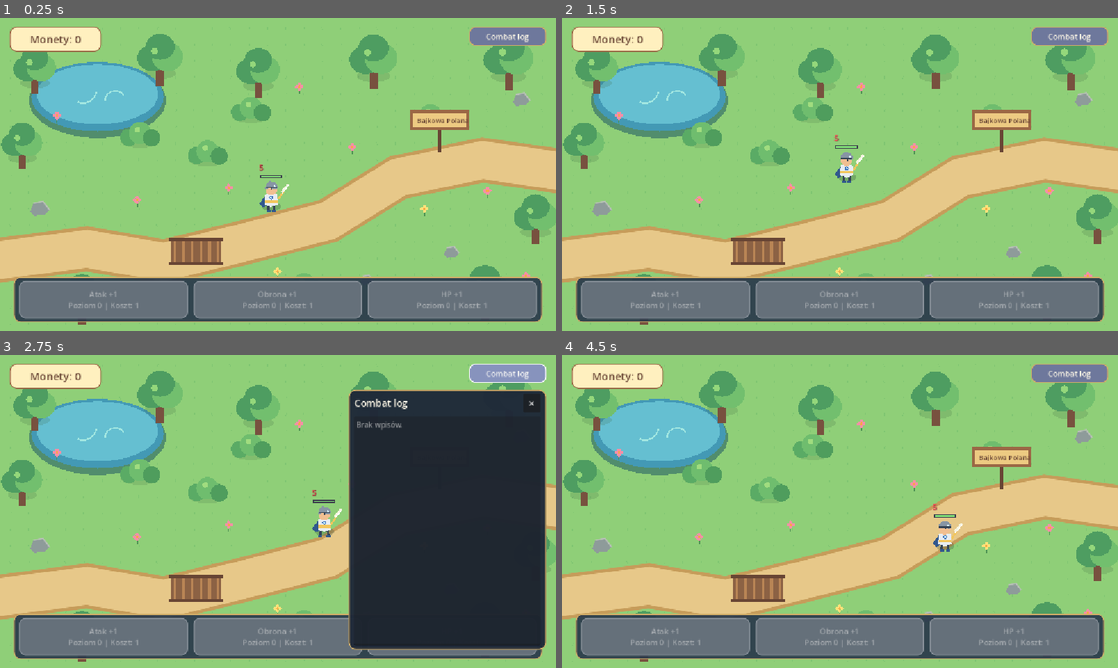
Above: before the commit, frames 1-4 (two rows, left to right).
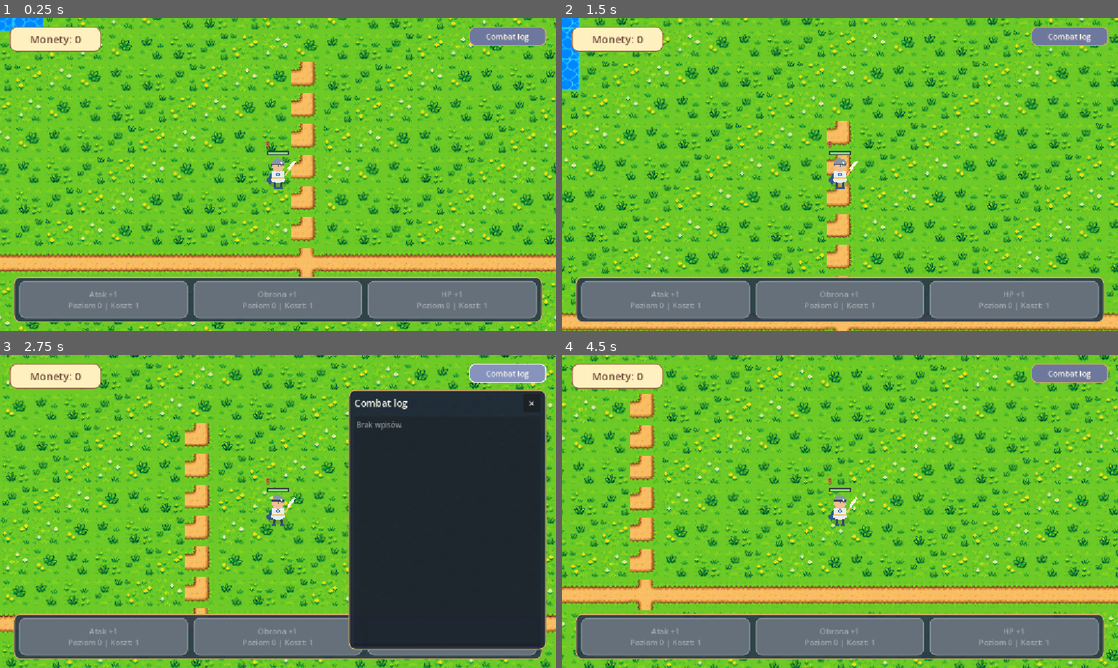
Above: after the commit, the same moments.

Repository: bnbnowacki/idle-rpg
Game: Godot game, scene res://node_2d.tscn
Two runs of this game, one before a commit and one after it. Both use one fixed random seed, a clock stepped at 60 frames per second and the inputs below.
Inputs:
- Up to frame 1 (0.25 s): no input
- Up to frame 2 (1.5 s): click "Combat log" at 0.5 s; click "×" at 1.25 s
- Up to frame 3 (2.75 s): click "Combat log" at 2 s
- Up to frame 4 (4.5 s): click "×" at 2.75 s; click "Combat log" at 3.5 s; click "×" at 4.25 s

The runs differ from the first frame. In frame 1, 84% of the frame differs, in the area x 0-100%, y 0-100%; in frame 2, 84%; in frame 3, 59%; in frame 4, 84%.

Commit message:
dodano pierwszy tileset otoczenia; dodano ruch kamery

Diff:
--- a/character_base.gd
+++ b/character_base.gd
@@ -7,6 +7,7 @@
 
 const WALK_BOUNDS := Rect2(48.0, 70.0, 1056.0, 520.0)
 const ATTACK_RANGE: float = 44.0
+const CAMERA_ZOOM: float = 2.0
 
 @export var speed: float = 72.0
 @export var max_hp: int = 5
@@ -24,6 +25,7 @@
 var target: Node2D
 var target_refresh_timer: float = 0.0
 var is_defeated: bool = false
+var visual_scale: float = 1.0 / CAMERA_ZOOM
 
 func _process(delta: float) -> void:
 	if is_defeated:
@@ -127,7 +129,7 @@
 func _draw() -> void:
 	_draw_visual()
 	# Koniec grafiki postaci. HUD zawsze wraca do normalnej orientacji.
-	draw_set_transform(Vector2.ZERO, 0.0, Vector2.ONE)
+	draw_set_transform(Vector2.ZERO, 0.0, Vector2.ONE * visual_scale)
 	_draw_common_hud()
 
 func _draw_visual() -> void:
--- a/knight.gd
+++ b/knight.gd
@@ -21,6 +21,12 @@
 	target_scan_range = -1.0
 	target_refresh_interval = 0.2
 	add_to_group("player")
+	var camera: Camera2D = Camera2D.new()
+	camera.name = "PlayerCamera"
+	camera.zoom = Vector2(CAMERA_ZOOM, CAMERA_ZOOM)
+	camera.enabled = true
+	camera.position_smoothing_enabled = false
+	add_child(camera)
 	_choose_direction()
 	queue_redraw()
 
@@ -72,12 +78,12 @@
 func _draw_visual() -> void:
 	var step: float = sin(walk_time * 9.0) * 3.0
 	var bob: float = abs(sin(walk_time * 9.0)) * 1.2
-	draw_set_transform(Vector2(0.0, bob), 0.0, Vector2(facing, 1.0))
+	draw_set_transform(Vector2(0.0, bob * visual_scale), 0.0, Vector2(facing * visual_scale, visual_scale))
 
 	# Cień.
-	draw_set_transform(Vector2(0.0, 18.0), 0.0, Vector2(facing, 0.45))
+	draw_set_transform(Vector2(0.0, 18.0 * visual_scale), 0.0, Vector2(facing * visual_scale, 0.45 * visual_scale))
 	draw_circle(Vector2.ZERO, 20.0, Color(0.18, 0.30, 0.22, 0.28))
-	draw_set_transform(Vector2(0.0, bob), 0.0, Vector2(facing, 1.0))
+	draw_set_transform(Vector2(0.0, bob * visual_scale), 0.0, Vector2(facing * visual_scale, visual_scale))
 
 	# Peleryna.
 	draw_colored_polygon(PackedVector2Array([
--- a/map.gd
+++ b/map.gd
@@ -17,6 +17,8 @@
 const FLOWER_PINK := Color("#f58fa6")
 const FLOWER_YELLOW := Color("#ffe27a")
 const MOB_SCRIPT = preload("res://mob.gd")
+const TILESET_TEXTURE_PATH := "res://art/tilesets/fairy_tilesheet.png"
+const TILE_SIZE: int = 32
 
 const MOB_SPAWN_POINTS := [
 	Vector2(145, 326), Vector2(318, 170), Vector2(492, 235),
@@ -24,7 +26,7 @@
 	Vector2(1010, 520), Vector2(1008, 145)
 ]
 
-const MAX_MOBS: int = 1
+const MAX_MOBS: int = -1
 var mob_spawn_timer: float = 5.0
 var mob_spawn_index: int = 0
 var coins: int = 0
@@ -34,21 +36,83 @@
 var combat_log_button: Button
 var combat_log_panel: PanelContainer
 var combat_log_text: TextEdit
+var tile_map_layer: TileMapLayer
+var use_tilemap_background: bool = true
 
 func _ready() -> void:
+	_create_tilemap()
 	_create_hud()
 	_connect_combat_log()
 	queue_redraw()
 
 func _process(delta: float) -> void:
 	mob_spawn_timer -= delta
-	if mob_spawn_timer <= 0.0 and get_tree().get_nodes_in_group("mobs").size() < MAX_MOBS:
+	if mob_spawn_timer <= 0.0 and (MAX_MOBS < 0 or get_tree().get_nodes_in_group("mobs").size() < MAX_MOBS):
 		_spawn_mob()
 		mob_spawn_timer = 5.0
 
 func add_coin(amount: int) -> void:
 	coins += amount
 	_refresh_hud()
+
+func _create_tilemap() -> void:
+	var tileset_image: Image = Image.load_from_file(ProjectSettings.globalize_path(TILESET_TEXTURE_PATH))
+	if tileset_image == null or tileset_image.is_empty():
+		return
+	var tileset_texture: ImageTexture = ImageTexture.create_from_image(tileset_image)
+	if tileset_texture == null:
+		return
+
+	tile_map_layer = TileMapLayer.new()
+	tile_map_layer.name = "FairyTileMap"
+
+	var tile_set: TileSet = TileSet.new()
+	tile_set.tile_size = Vector2i(TILE_SIZE, TILE_SIZE)
+	var atlas: TileSetAtlasSource = TileSetAtlasSource.new()
+	atlas.texture = tileset_texture
+	atlas.texture_region_size = Vector2i(TILE_SIZE, TILE_SIZE)
+	for y in range(8):
+		for x in range(8):
+			atlas.create_tile(Vector2i(x, y))
+	tile_set.add_source(atlas, 0)
+	tile_map_layer.tile_set = tile_set
+	add_child(tile_map_layer)
+	_paint_tilemap_demo()
+
+func _paint_tilemap_demo() -> void:
+	var grass_tiles: Array[Vector2i] = [
+		Vector2i(0, 0), Vector2i(1, 0), Vector2i(2, 0),
+		Vector2i(3, 0), Vector2i(0, 1), Vector2i(1, 1)
+	]
+	for y in range(-6, 27):
+		for x in range(-10, 46):
+			var variant_index: int = abs(x * 17 + y * 11) % grass_tiles.size()
+			tile_map_layer.set_cell(Vector2i(x, y), 0, grass_tiles[variant_index])
+
+	# Prosty staw z kafelków wody.
+	for y in range(3, 7):
+		for x in range(4, 10):
+			tile_map_layer.set_cell(Vector2i(x, y), 0, Vector2i(0, 4))
+
+	# Główna droga i odchodząca od niej odnoga.
+	for x in range(1, 35):
+		tile_map_layer.set_cell(Vector2i(x, 14), 0, Vector2i(1, 2))
+	for y in range(8, 15):
+		tile_map_layer.set_cell(Vector2i(18, y), 0, Vector2i(3, 2))
+	tile_map_layer.set_cell(Vector2i(18, 14), 0, Vector2i(6, 2))
+
+	# Drzewa są na razie pojedynczymi kafelkami dekoracyjnymi.
+	var tree_positions: Array[Vector2i] = [
+		Vector2i(2, 1), Vector2i(9, 1), Vector2i(16, 1), Vector2i(27, 1),
+		Vector2i(33, 2), Vector2i(2, 17), Vector2i(10, 18), Vector2i(29, 17),
+		Vector2i(34, 7)
+	]
+	var tree_tiles: Array[Vector2i] = [
+		Vector2i(0, 6), Vector2i(1, 6), Vector2i(2, 6), Vector2i(3, 6),
+		Vector2i(4, 6), Vector2i(5, 6), Vector2i(6, 6), Vector2i(7, 6)
+	]
+	for index in range(tree_positions.size()):
+		tile_map_layer.set_cell(tree_positions[index], 0, tree_tiles[index % tree_tiles.size()])
 
 func _create_hud() -> void:
 	var hud_layer: CanvasLayer = CanvasLayer.new()
@@ -268,6 +332,9 @@
 	mob_spawn_index += 1
 
 func _draw() -> void:
+	if use_tilemap_background and is_instance_valid(tile_map_layer):
+		return
+
 	var viewport_size: Vector2 = get_viewport_rect().size
 	var scale_factor: float = min(viewport_size.x / MAP_SIZE.x, viewport_size.y / MAP_SIZE.y)
 	var offset: Vector2 = (viewport_size - MAP_SIZE * scale_factor) * 0.5
--- a/mob.gd
+++ b/mob.gd
@@ -63,9 +63,9 @@
 	var pulse: float = sin(pulse_time * 3.0) * 1.2
 
 	# Cień.
-	draw_set_transform(Vector2(0.0, 14.0), 0.0, Vector2(1.0, 0.45))
+	draw_set_transform(Vector2(0.0, 14.0 * visual_scale), 0.0, Vector2(visual_scale, 0.45 * visual_scale))
 	draw_circle(Vector2.ZERO, 20.0, Color(0.18, 0.30, 0.22, 0.25))
-	draw_set_transform(Vector2(0.0, pulse), 0.0, Vector2.ONE)
+	draw_set_transform(Vector2(0.0, pulse * visual_scale), 0.0, Vector2.ONE * visual_scale)
 
 	# Jeden uniwersalny, bajkowy potworek.
 	draw_colored_polygon(PackedVector2Array([
Binary file added: art/tilesets/fairy_tilesheet.png
Not shown, added: art/tilesets/fairy_tilesheet.png.import
